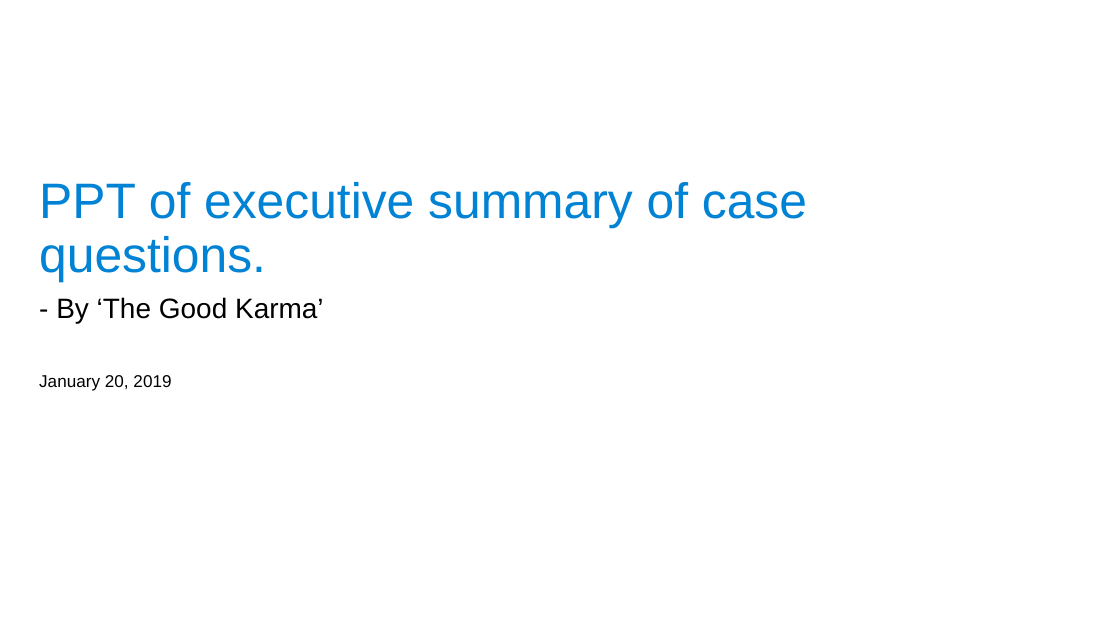
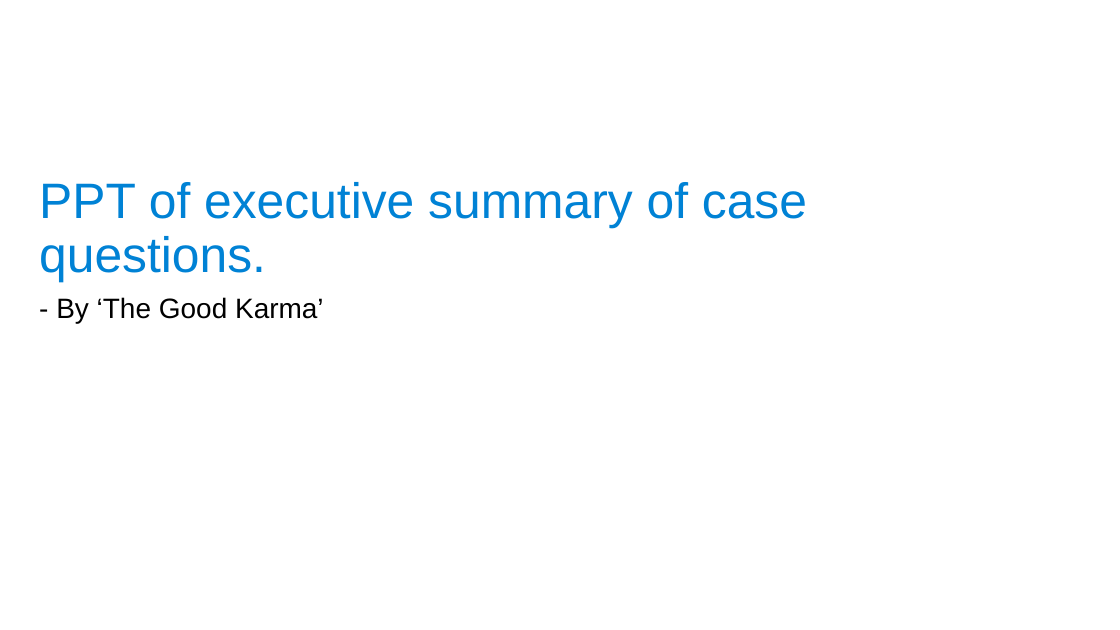
Before and after one commit to amandeepfj/PRMIA-Risk-Management-Case, a slide deck: slide 1 of PRMIA.pptx. Drawn at 1120x630 pixels with LibreOffice and Linux fonts; fonts in the diff are those of the drawing; background and template pictures are left out. Boxes give left, top, right and bottom in pixels: in the first picture for what was removed or moved away, otherwise in the second. Text is boxed around its words. In the diff, an @@ line names an element or a change of style, - is before the commit and + after.

```diff
--- a/PRMIA.pptx
+++ b/PRMIA.pptx
@@ text removed at (39, 375, 171, 391) @@
-                January 20, 2019
```
Also in this commit, not shown: 6 other slides changed, 10 slides added, 1 slide removed.
